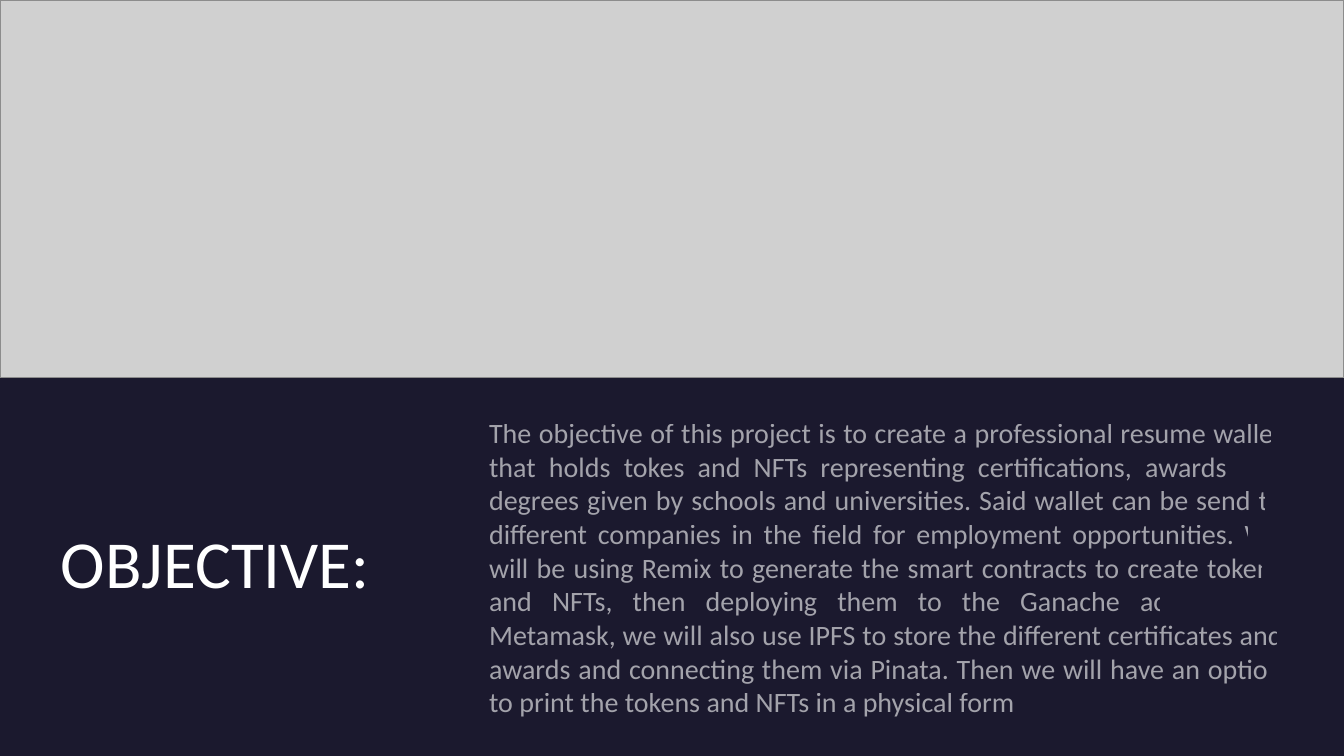
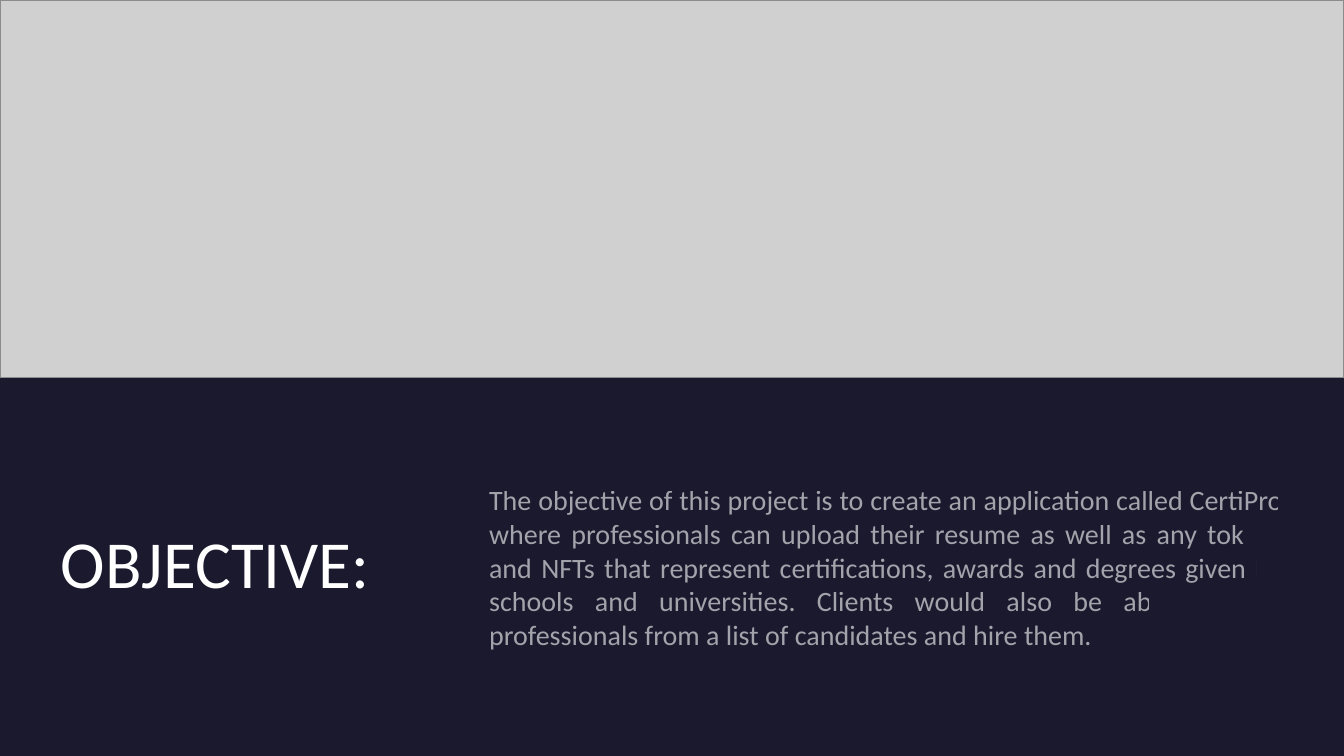
Before and after one commit to Jraigos/CertiPro, a slide deck: slide 3 of Project_Presentation_CERTIPRO.pptx. Drawn at 1344x756 pixels with LibreOffice and Linux fonts; fonts in the diff are those of the drawing; grey boxes stand for pictures. Boxes give left, top, right and bottom in pixels: in the first picture for what was removed or moved away, otherwise in the second. Text is boxed around its words. In the diff, an @@ line names an element or a change of style, - is before the commit and + after.

```diff
--- a/Project_Presentation_CERTIPRO.pptx
+++ b/Project_Presentation_CERTIPRO.pptx
@@ text at <box>489,491,1283,650</box>: text changed @@
-The objective of this project is to create a professional resume wallet that holds tokes and NFTs representing certifications, awards and degrees given by schools and universities. Said wallet can be send to different companies in the field for employment opportunities. We will be using Remix to generate the smart contracts to create tokens and NFTs, then deploying them to the Ganache accounts in Metamask, we will also use IPFS to store the different certificates and awards and connecting them via Pinata. Then we will have an option to print the tokens and NFTs in a physical form
+The objective of this project is to create an application called CertiPro where professionals can upload their resume as well as any tokens and NFTs that represent certifications, awards and degrees given by schools and universities. Clients would also be able to find professionals from a list of candidates and hire them.
```
Also in this commit, not shown: 7 other slides changed, 2 slides added, 1 slide removed.
